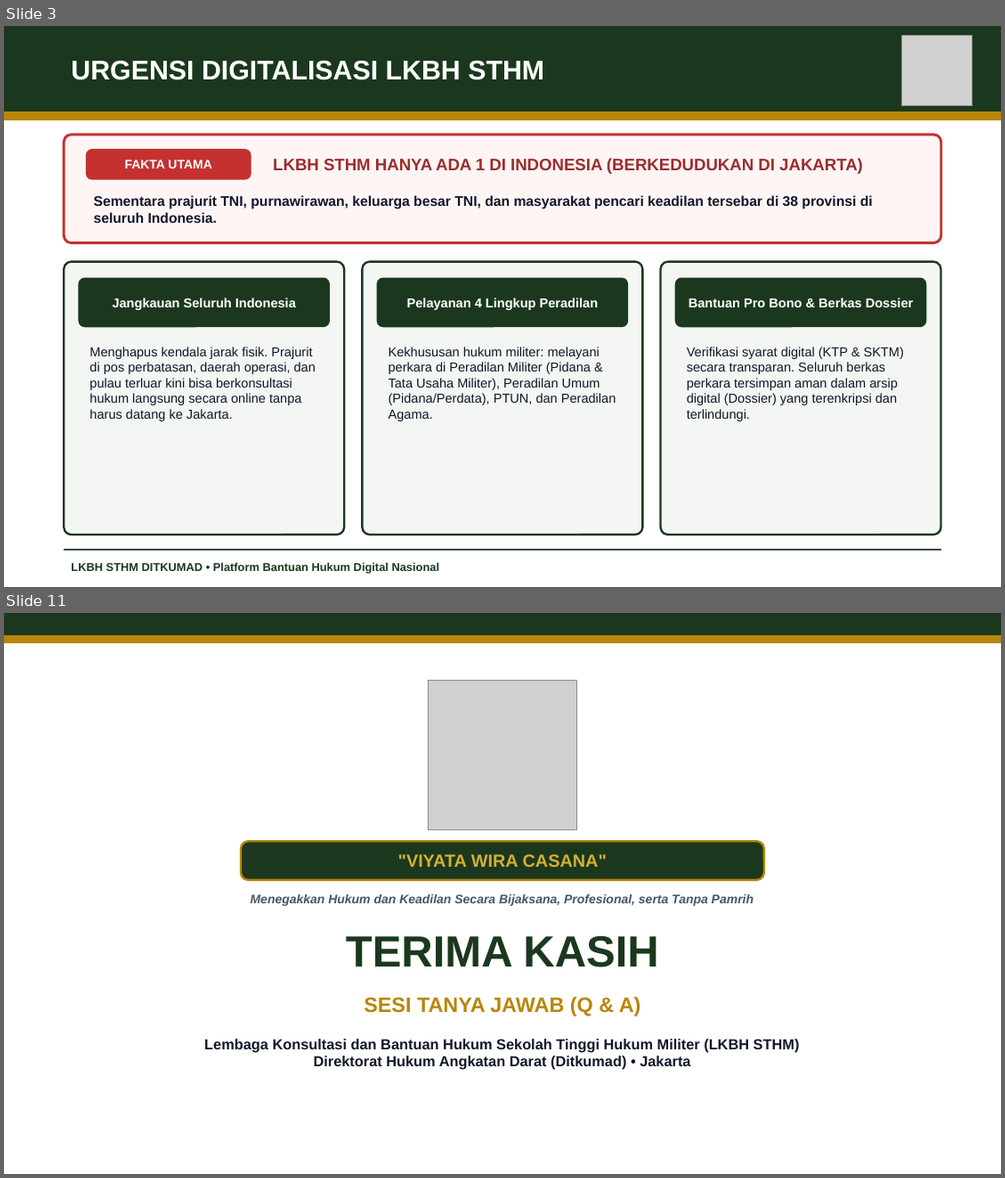
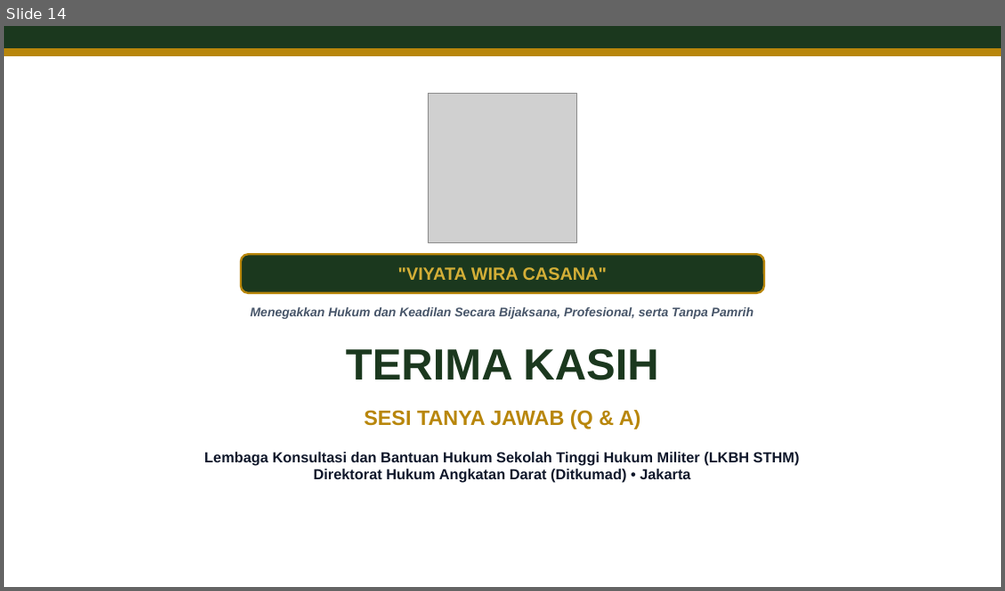
Before and after one commit to Antitesis08/LBHSTHM, a slide deck: public/img/LBH_STHM_Digitalisasi_Presentasi.pptx. Shown one above the other, each under a label of ours: slides 3 and 11 before the commit, slide 14 after it; the slides between them are not shown. The pictures are 1005x1178 and 1005x591 pixels, drawn with LibreOffice and Linux fonts; fonts in the diff are those of the drawing; grey boxes stand for pictures. Boxes give left, top, right and bottom in pixels: in the first picture for what was removed or moved away, otherwise in the second. Text is boxed around its words. In the diff, an @@ line names an element or a change of style, - is before the commit and + after.

Commit message:
feat: integrasi slide CV Sulthan, CV Aditya, dan struktur organisasi LKBH STHM ke presentasi

```diff
--- a/public/img/LBH_STHM_Digitalisasi_Presentasi.pptx
+++ b/public/img/LBH_STHM_Digitalisasi_Presentasi.pptx
@@ slide 3 removed at (4,26,1001,587), background #FFFFFF @@
@@ rectangle removed at (4,26,1001,112) @@
@@ picture removed at (901,35,972,106) @@
@@ text removed at (71,61,544,80) @@
-URGENSI DIGITALISASI LKBH STHM
@@ rectangle removed at (4,112,1001,119) @@
@@ rounded rectangle removed at (64,135,941,243) @@
@@ rounded rectangle removed at (86,150,251,179) @@
@@ text removed at (273,158,863,174) @@
-LKBH STHM HANYA ADA 1 DI INDONESIA (BERKEDUDUKAN DI JAKARTA)
@@ text removed at (125,160,211,168) @@
-FAKTA UTAMA
@@ text removed at (94,195,873,223) @@
-Sementara prajurit TNI, purnawirawan, keluarga besar TNI, dan masyarakat pencari keadilan tersebar di 38 provinsi di seluruh Indonesia.
@@ rounded rectangle removed at (64,262,344,534) @@
@@ rounded rectangle removed at (362,262,643,534) @@
@@ rounded rectangle removed at (661,262,941,534) @@
@@ rounded rectangle removed at (79,278,329,327) @@
@@ rounded rectangle removed at (377,278,628,327) @@
@@ rounded rectangle removed at (676,278,926,327) @@
@@ text removed at (113,297,296,310) @@
-Jangkauan Seluruh Indonesia
@@ text removed at (407,297,599,310) @@
-Pelayanan 4 Lingkup Peradilan
@@ text removed at (688,297,913,307) @@
-Bantuan Pro Bono & Berkas Dossier
@@ text removed at (89,346,316,421) @@
-Menghapus kendala jarak fisik. Prajurit di pos perbatasan, daerah operasi, dan pulau terluar kini bisa berkonsultasi hukum langsung secara online tanpa harus datang ke Jakarta.
@@ text removed at (388,346,616,421) @@
-Kekhususan hukum militer: melayani perkara di Peradilan Militer (Pidana & Tata Usaha Militer), Peradilan Umum (Pidana/Perdata), PTUN, dan Peradilan Agama.
@@ text removed at (687,346,904,421) @@
-Verifikasi syarat digital (KTP & SKTM) secara transparan. Seluruh berkas perkara tersimpan aman dalam arsip digital (Dossier) yang terenkripsi dan terlindungi.
@@ line removed from (64, 549) to (941, 549) @@
@@ text removed at (71,562,440,572) @@
-LKBH STHM DITKUMAD • Platform Bantuan Hukum Digital Nasional
@@ what was slide 11 is now slide 14 @@
```
Also in this commit, not shown: 7 slides changed, 6 slides added, 2 other slides removed, 11 other files.
